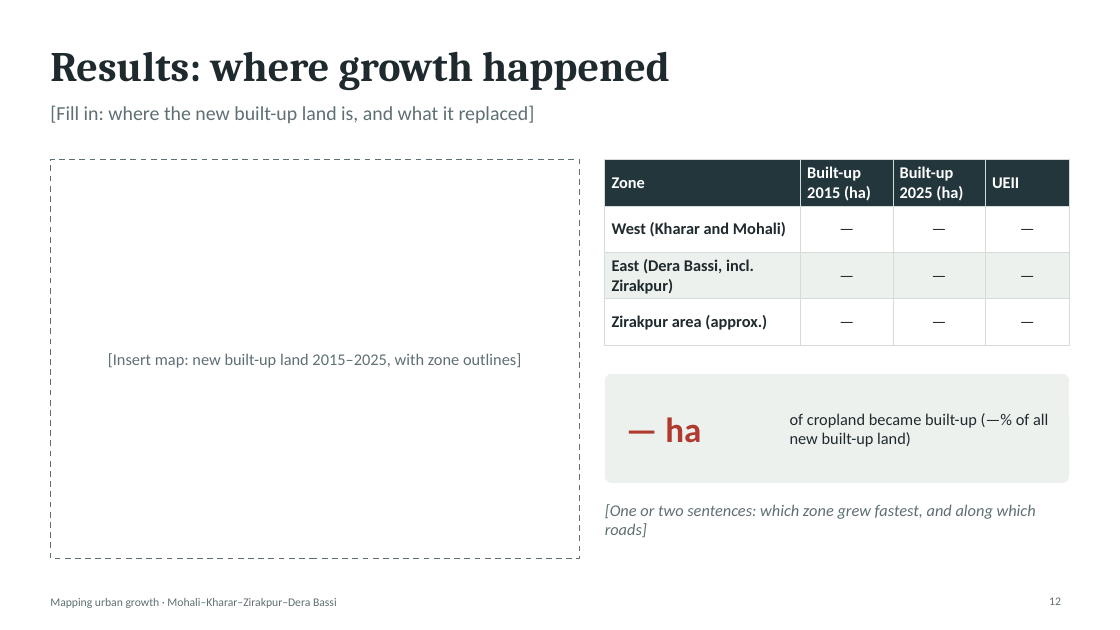
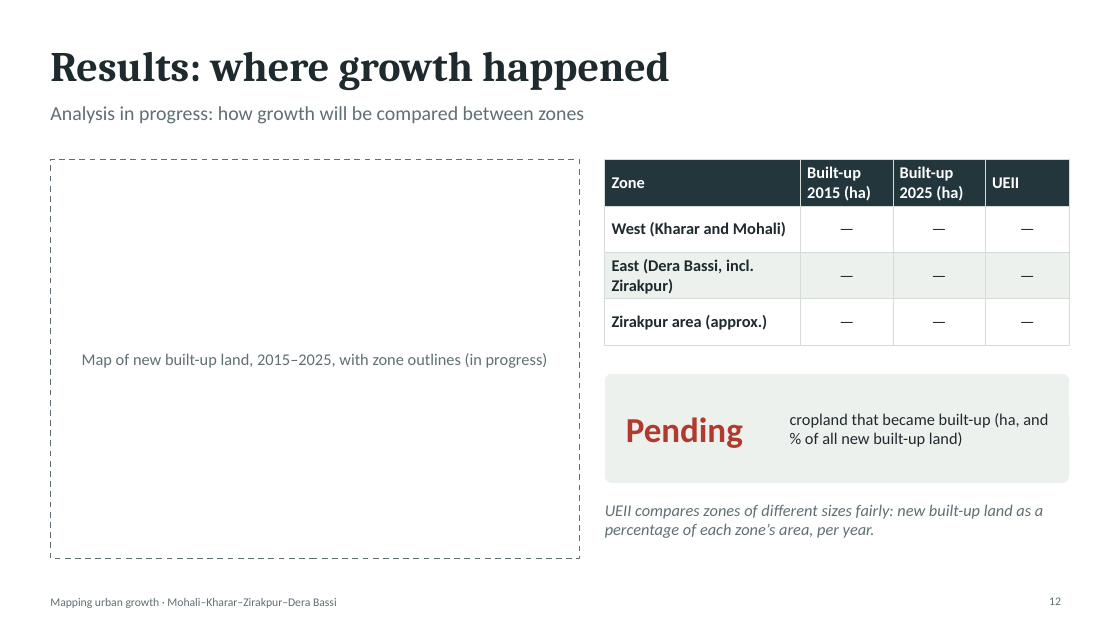
Before and after one commit to SharmaAbhimanyueco/Supriyaaanya, a slide deck: slide 12 of slides/Urban_Growth_Mohali_slides.pptx. Drawn at 1120x630 pixels with LibreOffice and Linux fonts; fonts in the diff are those of the drawing. Boxes give left, top, right and bottom in pixels: in the first picture for what was removed or moved away, otherwise in the second. Text is boxed around its words. In the diff, an @@ line names an element or a change of style, - is before the commit and + after.

```diff
--- a/slides/Urban_Growth_Mohali_slides.pptx
+++ b/slides/Urban_Growth_Mohali_slides.pptx
@@ text at (x1=50, y1=106, x2=584, y2=124): text changed @@
-[Fill in: where the new built-up land is, and what it replaced]
+Analysis in progress: how growth will be compared between zones
@@ text at (x1=82, y1=353, x2=548, y2=368): text changed @@
-[Insert map: new built-up land 2015–2025, with zone outlines]
+Map of new built-up land, 2015–2025, with zone outlines (in progress)
@@ text at (x1=626, y1=417, x2=743, y2=448): text changed @@
-— ha
+Pending
@@ text at (x1=790, y1=413, x2=1048, y2=447): text changed @@
-of cropland became built-up (—% of all new built-up land)
+cropland that became built-up (ha, and % of all new built-up land)
@@ text at (x1=605, y1=504, x2=1043, y2=538): text changed @@
-[One or two sentences: which zone grew fastest, and along which roads]
+UEII compares zones of different sizes fairly: new built-up land as a percentage of each zone’s area, per year.
```
Also in this commit, not shown: 5 other slides changed, 1 other file.
